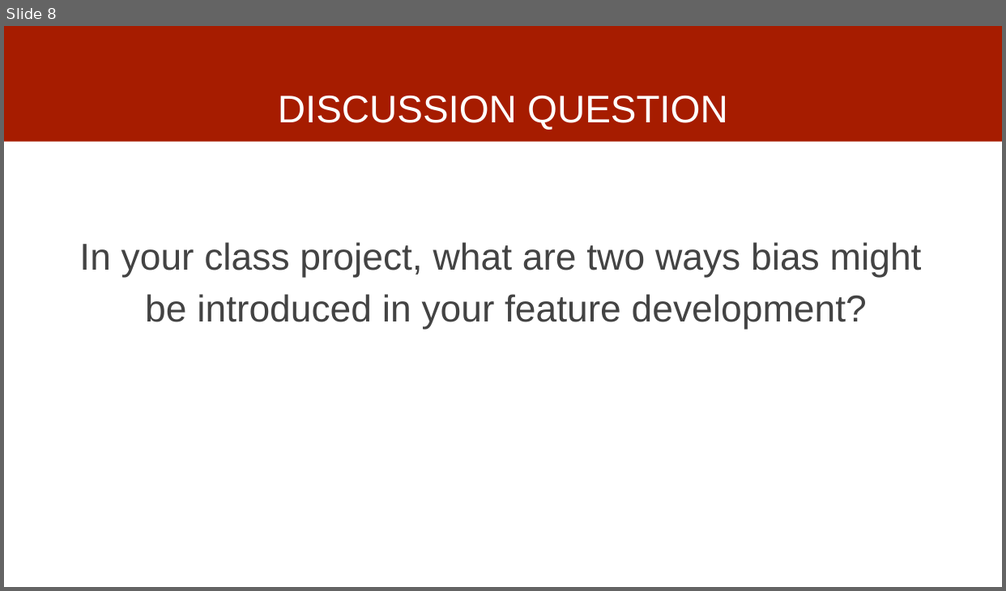
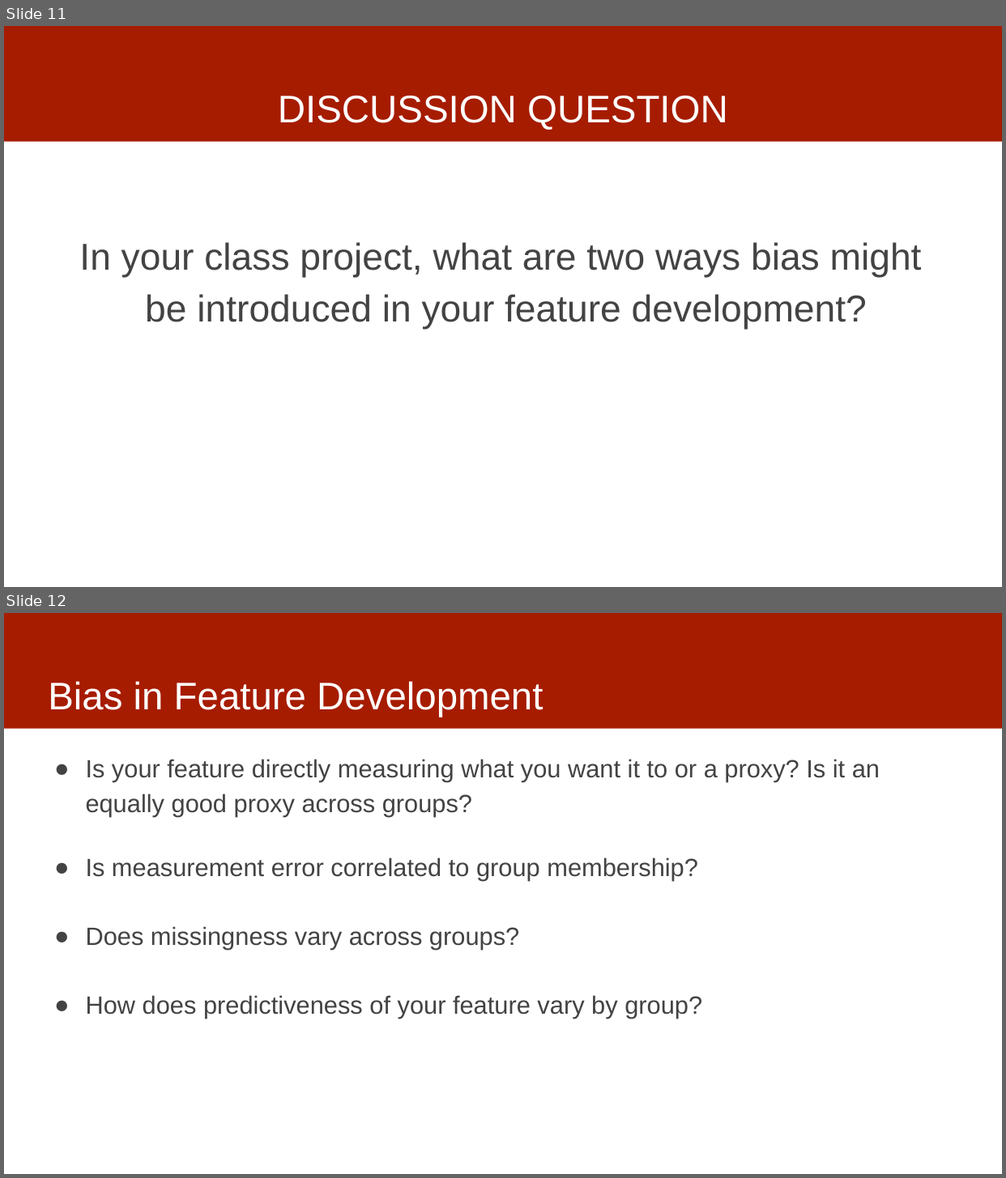
Before and after one commit to dssg/mlforpublicpolicylab, a slide deck: 05 - Features/features-discussion.pptx. Shown one above the other, each under a label of ours: slide 8 before the commit, slides 11 and 12 after it. The pictures are 1006x591 and 1006x1178 pixels, drawn with LibreOffice and Linux fonts; fonts in the diff are those of the drawing. Boxes give left, top, right and bottom in pixels: in the first picture for what was removed or moved away, otherwise in the second. Text is boxed around its words. In the diff, an @@ line names an element or a change of style, - is before the commit and + after.

```diff
--- a/05 - Features/features-discussion.pptx
+++ b/05 - Features/features-discussion.pptx
@@ slide 12 added at box(4, 613, 1002, 1174), background #FFFFFF; not listed: 1 template element that a slide beside it also shows @@
@@ title added at box(48, 681, 543, 717), 37 pt, text #FFFFFF @@
+Bias in Feature Development
@@ text added at box(86, 759, 880, 1019), 24 pt, text #434343 @@
+● Is your feature directly measuring what you want it to or a proxy? Is it an equally good proxy across groups?
+● Is measurement error correlated to group membership?
+● Does missingness vary across groups?
+● How does predictiveness of your feature vary by group?
@@ what was slide 8 is now slide 11 @@
```
Also in this commit, not shown: 3 slides changed, 4 other slides added.
